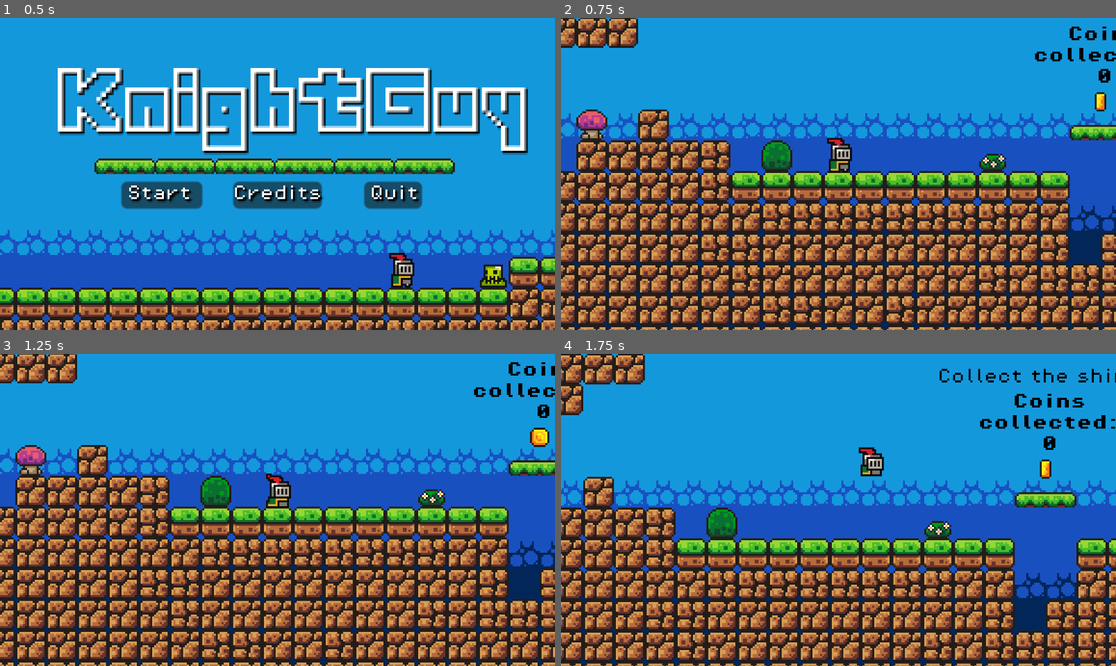
Above: before the commit, frames 1-4 (two rows, left to right).
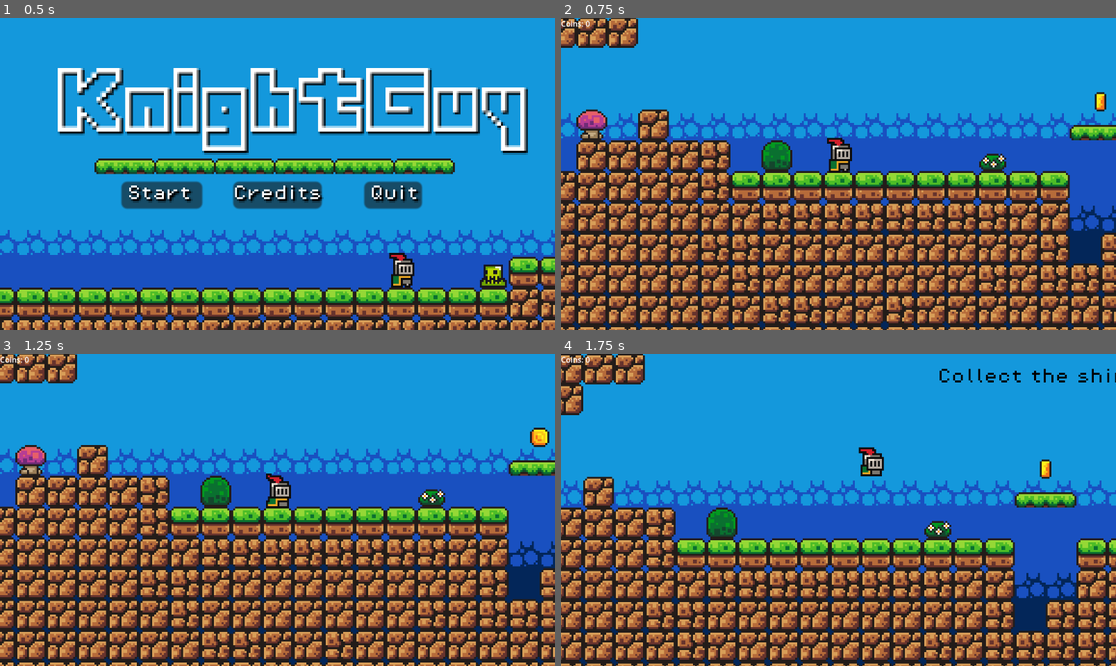
Above: after the commit, the same moments.

Repository: CrimsonCloak/KnightGuy
Game: Godot game, scene res://Scenes/menu.tscn
The game is run twice, just before and just after one commit, with the same random seed, the same clock (stepped at 60 frames per second) and the same inputs.
Inputs:
- Up to frame 1 (0.5 s): no input
- Up to frame 2 (0.75 s): click "Start" at 0.5 s
- Up to frame 3 (1.25 s): no input
- Up to frame 4 (1.75 s): hold D (Move_right) from 1.28 s (still down); hold Shift (Sprint) from 1.28 s (still down); tap Up (Jump) at 1.52 s

Frame 1 is identical in both runs. In frame 2, 0.6% of the frame differs, in the area x 0-100%, y 0-21%; in frame 3, 0.5%; in frame 4, 0.8%, in the area x 0-100%, y 0-31%.

Commit message:
Very bad primitive coin display

Diff:
--- /dev/null
+++ b/Scenes/CoinLayer.gd
@@ -0,0 +1,6 @@
+extends CanvasLayer
+
+@onready var coin_label = $CoinLabel
+
+func update_coin_count(coin_count):
+	coin_label.text = "Coins: %d" % coin_count
--- /dev/null
+++ b/Scenes/coin_counter.tscn
@@ -0,0 +1,13 @@
+[gd_scene load_steps=2 format=3 uid="uid://tajq3b7vkk83"]
+
+[ext_resource type="Script" path="res://Scenes/CoinLayer.gd" id="1_waht3"]
+
+[node name="CoinCounter" type="Node2D"]
+
+[node name="UICanvasLayer" type="CanvasLayer" parent="."]
+script = ExtResource("1_waht3")
+
+[node name="CoinLabel" type="Label" parent="UICanvasLayer"]
+offset_right = 40.0
+offset_bottom = 23.0
+text = "Coins: 0"
--- a/Scenes/game.tscn
+++ b/Scenes/game.tscn
@@ -1,8 +1,8 @@
 [gd_scene load_steps=17 format=3 uid="uid://cpl24dddx5fos"]
 
 [ext_resource type="PackedScene" uid="uid://dp8fpqhulqn3p" path="res://Scenes/player.tscn" id="1_l8rth"]
+[ext_resource type="PackedScene" uid="uid://tajq3b7vkk83" path="res://Scenes/coin_counter.tscn" id="2_gu3pv"]
 [ext_resource type="Texture2D" uid="uid://vtm84oo228jr" path="res://Assets/sprites/world_tileset.png" id="2_uxbd3"]
-[ext_resource type="FontFile" uid="uid://daox0tyfta2al" path="res://Assets/fonts/PixelOperator8-Bold.ttf" id="2_vs3va"]
 [ext_resource type="PackedScene" uid="uid://4hcvu0o6ui4m" path="res://Scenes/platform_grass.tscn" id="4_1s5kt"]
 [ext_resource type="PackedScene" uid="uid://dagh2j6gxuoii" path="res://Scenes/coin.tscn" id="5_3i7cj"]
 [ext_resource type="PackedScene" uid="uid://b4eikmpc3qmw6" path="res://Scenes/killzone.tscn" id="6_uh6au"]
@@ -460,18 +460,7 @@
 unique_name_in_owner = true
 script = ExtResource("9_68vk0")
 
-[node name="Coin counter" type="Label" parent="GameManager"]
-offset_left = 96.0
-offset_top = -68.0
-offset_right = 172.0
-offset_bottom = -35.0
-theme_override_colors/font_color = Color(0, 0, 0, 1)
-theme_override_fonts/font = ExtResource("2_vs3va")
-theme_override_font_sizes/font_size = 8
-text = "Coins collected: 0"
-horizontal_alignment = 1
-vertical_alignment = 1
-autowrap_mode = 2
+[node name="CoinCounter" parent="GameManager" instance=ExtResource("2_gu3pv")]
 
 [node name="Player" parent="." instance=ExtResource("1_l8rth")]
 position = Vector2(-3, 12)
--- a/Scripts/game_manager.gd
+++ b/Scripts/game_manager.gd
@@ -1,10 +1,9 @@
 extends Node
 
 var coins = 0
-@onready var coin_counter = $"Coin counter"
+@onready var coin_counter = $CoinCounter
 
-var coins_score_string = "Coins collected: {str}"
 
 func add_coin():
 	coins += 1
-	coin_counter.text = coins_score_string.format({"str": str(coins)})
+	coin_counter.get_child(0).update_coin_count(coins)
